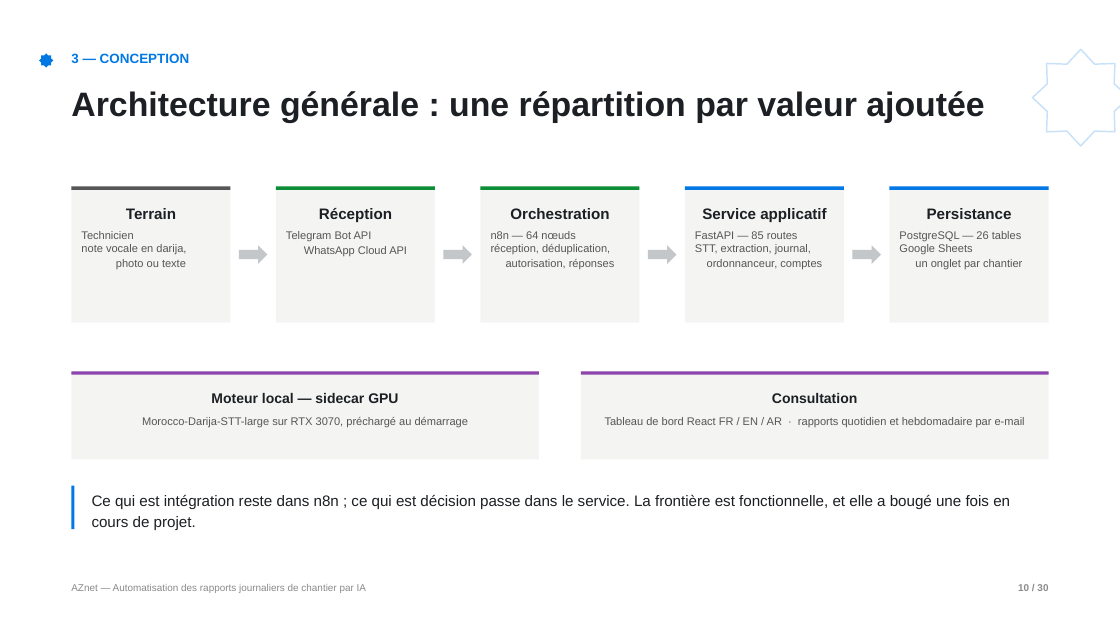
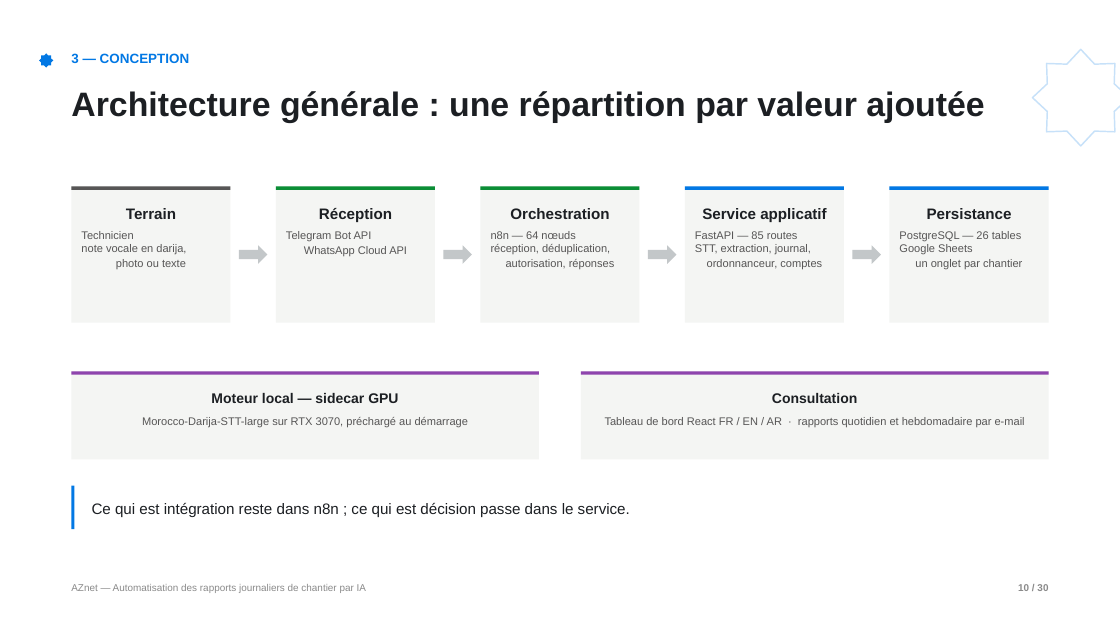
Before and after one commit to yassine808/PFE-aznet, a slide deck: slide 10 of Pres+report/Soutenance-PFE.pptx. Drawn at 1120x630 pixels with LibreOffice and Linux fonts; fonts in the diff are those of the drawing. Boxes give left, top, right and bottom in pixels: in the first picture for what was removed or moved away, otherwise in the second. Text is boxed around its words. In the diff, an @@ line names an element or a change of style, - is before the commit and + after.

Commit message:
docs: update soutenance presentation

```diff
--- a/Pres+report/Soutenance-PFE.pptx
+++ b/Pres+report/Soutenance-PFE.pptx
@@ text at box(92, 503, 630, 517): text changed @@
-Ce qui est intégration reste dans n8n ; ce qui est décision passe dans le service. La frontière est fonctionnelle, et elle a bougé une fois en cours de projet.
+Ce qui est intégration reste dans n8n ; ce qui est décision passe dans le service.
```
